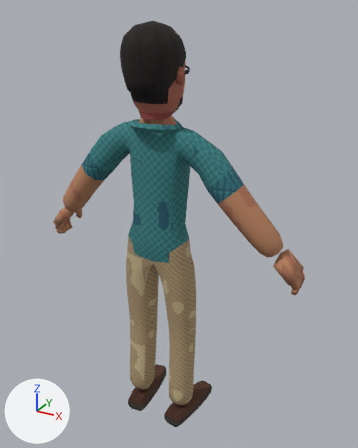
A saved change to the glTF model assets/characters/CHR_QD_Omar.glb.
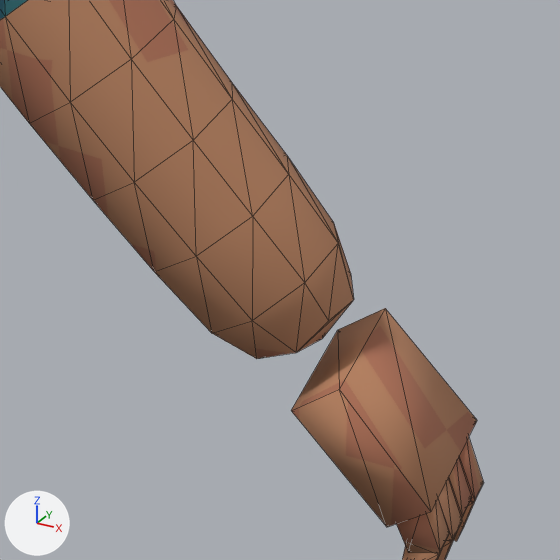
The first picture shows the older version from a camera (50 mm lens) standing at (0.978, -1.607, 1.798) and looking at (0.039, 0.1, 0.945). The close-ups show the older and then the newer version on the part from 62% to 89% of the width and 44% to 65% of the height of that picture. Only the edits that show in the close-ups are written down. Every picture has the same lights, and +X, +Y and +Z are marked at lower left. The close-ups show mesh edges as thin lines. Vertices at exactly the same position are counted once.

The scene before the commit, as lines of its bpy script (objects in view):
```python
me_qd_omar_body = bpy.data.meshes.new('QD_Omar_Body')
me_qd_omar_body.from_pydata(...)  # 761 vertices, 1422 faces; spans x -0.596..0.596, y -0.106..0.134, z 0.083..1.445
# faces by material slot: [214, 218, 32, 480, 468, 10]
me_qd_omar_body.materials.append(mat_qd_omar_top)  # picture img_t_qd_omar_top
me_qd_omar_body.materials.append(mat_qd_omar_topfront)  # picture img_t_qd_omar_topfront
me_qd_omar_body.materials.append(mat_qd_omar_topcuff)  # picture img_t_qd_omar_topcuff
me_qd_omar_body.materials.append(mat_qd_omar_pants)  # picture img_t_qd_omar_pants
me_qd_omar_body.materials.append(mat_qd_omar_skin)  # picture img_t_qd_omar_skin
me_qd_omar_body.materials.append(mat_qd_omar_badge)  # picture img_t_qd_omar_badge
ob_qd_omar_body = bpy.data.objects.new('QD_Omar_Body', me_qd_omar_body)
ob_qd_omar_body.location = (0.0, 0.0, 0.0)
```
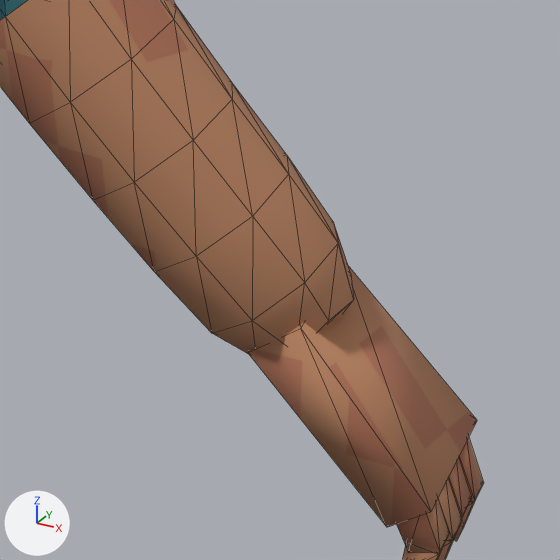
Changed parts and their boxes [x1, y1, x2, y2] in the close-ups (560 x 560 px; the box of a moved part takes in the faces that stretch with it):
```json
{"part": 1, "of": "me_qd_omar_body", "change": "moved or reshaped", "before": [291, 308, 477, 527], "after": [248, 267, 477, 527]}
```

Scene script edits in JSON lines:
```json
{"block": "me_qd_omar_body", "where": "# used by ob_qd_omar_body; location = (0.0, 0.0, 0.0)"}
{"op": "remove", "block": "me_qd_omar_body", "code": "me_qd_omar_body.from_pydata(...)  # 761 vertices, 1422 faces; spans x -0.596..0.596, y -0.106..0.134, z 0.083..1.445"}
{"op": "add", "block": "me_qd_omar_body", "code": "me_qd_omar_body.from_pydata(...)  # 761 vertices, 1422 faces; spans x -0.596..0.596, y -0.106..0.134, z 0.037..1.445"}
{"block": "me_qd_omar_body", "change": "me_qd_omar_body part 1"}
{"op": "set", "path": "me_qd_omar_body.vertices[581].co", "old": "(0.496, -0.005, 0.91)", "new": "(0.465, -0.006, 0.944)", "note": "pixel (291, 410) -> pixel (247, 352)"}
{"op": "set", "path": "me_qd_omar_body.vertices[582].co", "old": "(0.496, 0.083, 0.928)", "new": "(0.465, 0.071, 0.959)", "note": "pixel (337, 329) -> not seen"}
{"op": "set", "path": "me_qd_omar_body.vertices[585].co", "old": "(0.527, 0.078, 0.953)", "new": "(0.499, 0.065, 0.987)", "note": "pixel (385, 308) -> not seen"}
{"op": "set", "path": "me_qd_omar_body.vertices[587].co", "old": "(0.527, -0.01, 0.935)", "new": "(0.499, -0.012, 0.972)", "note": "pixel (339, 389) -> pixel (300, 328)"}
{"block": "me_qd_omar_body", "change": "other edits to the shape of me_qd_omar_body do not show in these pictures"}
```
